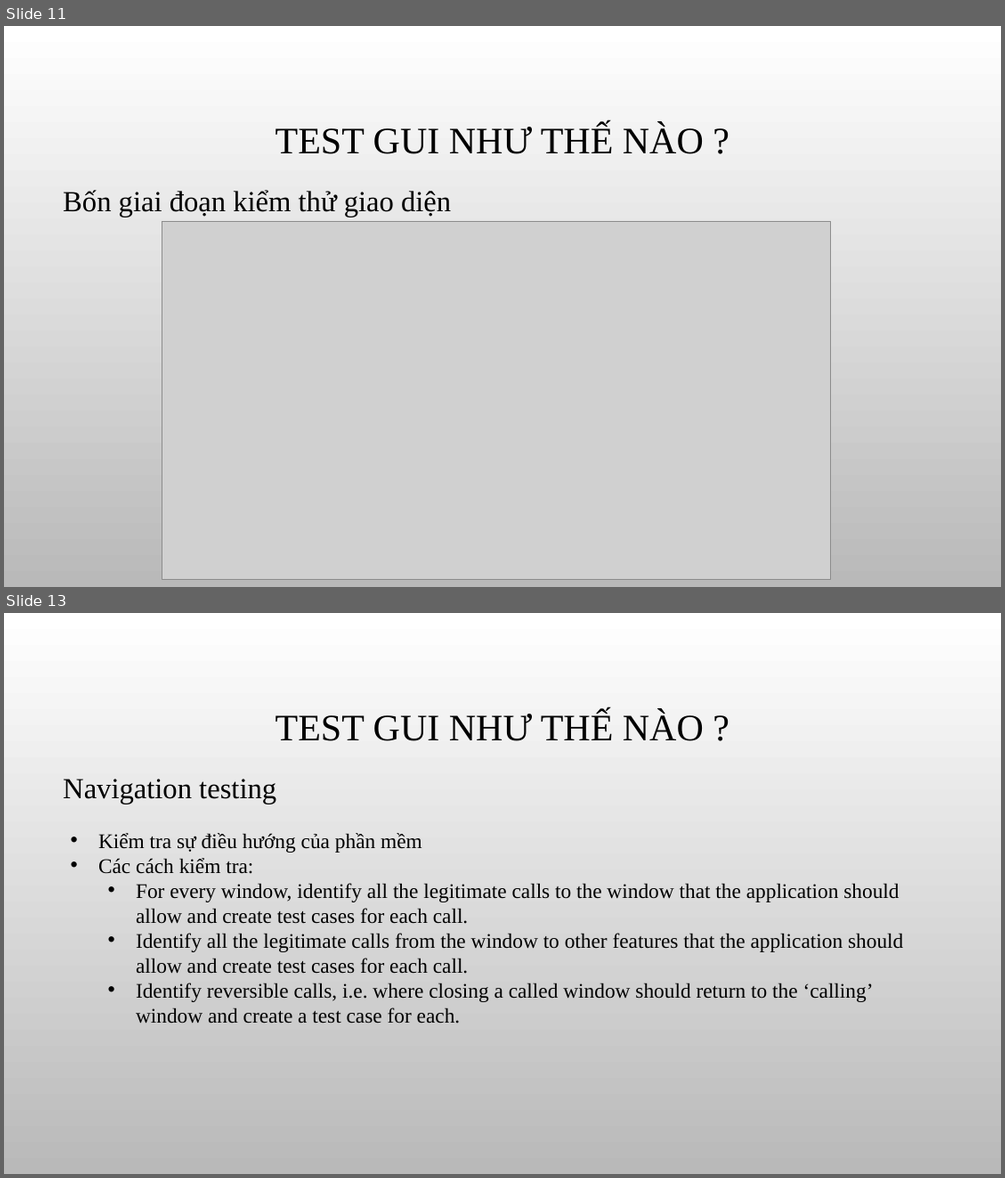
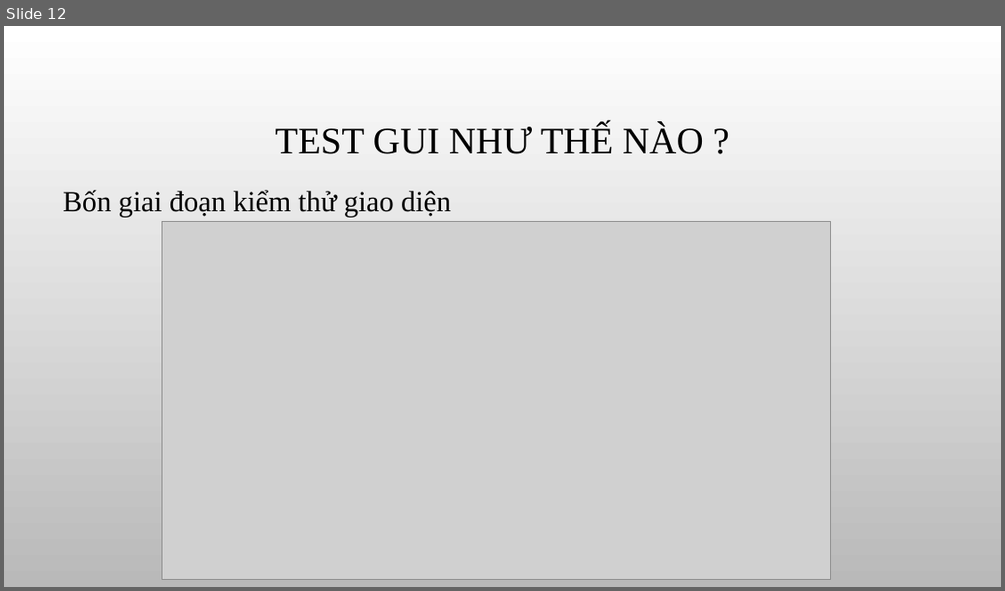
Before and after one commit to khoahoang/GUI-Usability-testing-research, a slide deck: slide/GUI & Usability testing group 20.pptx. Shown one above the other, each under a label of ours: slides 11 and 13 before the commit, slide 12 after it; the slides between them are not shown. The pictures are 1005x1178 and 1005x591 pixels, drawn with LibreOffice and Linux fonts; fonts in the diff are those of the drawing; grey boxes stand for pictures; background and template pictures are left out. Boxes give left, top, right and bottom in pixels: in the first picture for what was removed or moved away, otherwise in the second. Text is boxed around its words. In the diff, an @@ line names an element or a change of style, - is before the commit and + after.

```diff
--- a/slide/GUI & Usability testing group 20.pptx
+++ b/slide/GUI & Usability testing group 20.pptx
@@ slide 13 removed at bbox=[4, 613, 1001, 1174], background picture (left out) @@
@@ title removed at bbox=[275, 711, 704, 741] @@
-TEST GUI NHƯ THẾ NÀO ?
@@ text removed at bbox=[63, 779, 276, 803] @@
-Navigation testing
@@ text removed at bbox=[98, 833, 903, 1023] @@
-• Kiểm tra sự điều hướng của phần mềm
-• Các cách kiểm tra:
-  • For every window, identify all the legitimate calls to the window that the application should allow and create test cases for each call.
-  • Identify all the legitimate calls from the window to other features that the application should allow and create test cases for each call.
-  • Identify reversible calls, i.e. where closing a called window should return to the ‘calling’ window and create a test case for each.
@@ what was slide 11 is now slide 12 @@
```
Also in this commit, not shown: 4 slides changed, 4 slides added, 6 other slides removed, 1 other file.
